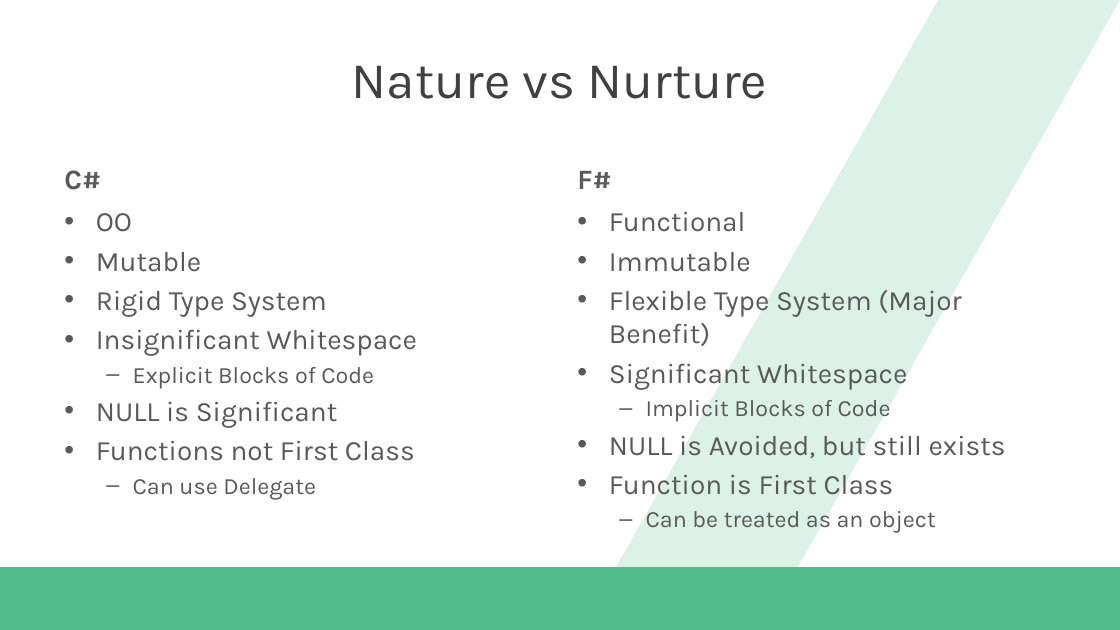
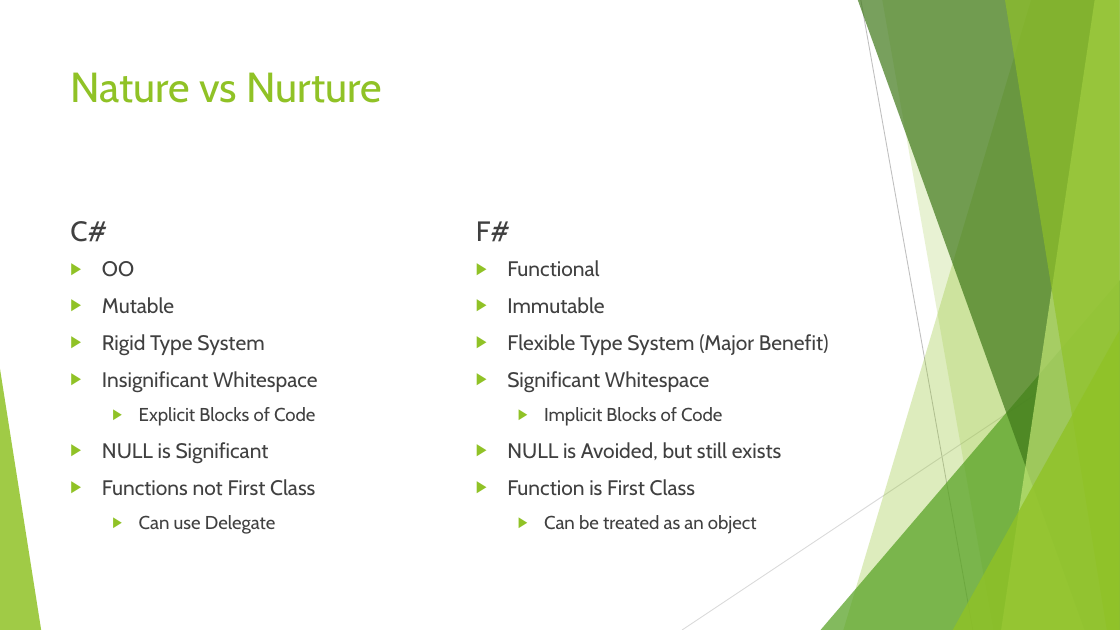
Before and after one commit to dannydwarren/FSharpXamarin, a slide deck: slide 5 of FSharpXamarin_Slides.pptx. Drawn at 1120x630 pixels with LibreOffice and Linux fonts; fonts in the diff are those of the drawing; background and template pictures are left out. Boxes give left, top, right and bottom in pixels: in the first picture for what was removed or moved away, otherwise in the second. Text is boxed around its words. In the diff, an @@ line names an element or a change of style, - is before the commit and + after.

```diff
--- a/FSharpXamarin_Slides.pptx
+++ b/FSharpXamarin_Slides.pptx
@@ parallelogram removed at (616, 0, 1120, 567) @@
@@ title "Nature vs Nurture": place and size @@
-title "Nature vs Nurture" at (352, 65, 767, 99)
+title "Nature vs Nurture" at (71, 72, 382, 103)
@@ title "Nature vs Nurture" at (71, 72, 382, 103): size 44 to 36 pt, font Karla to Cabin, text colour #404040 to #90C226; alignment centre to left; vertical alignment middle to top @@
@@ text "C#": place and size @@
-text "C#" at (64, 170, 101, 190)
+text "C#" at (70, 221, 107, 242)
@@ text "C#" at (70, 221, 107, 242): font Karla to Cabin, text colour #595959 to #404040, bold off; more space between paragraphs @@
@@ text "F#" at (476, 221, 510, 242): font Karla to Cabin, text colour #595959 to #404040, bold off; more space between paragraphs @@
@@ text "F#": place and size @@
-text "F#" at (577, 171, 611, 189)
+text "F#" at (476, 221, 510, 242)
@@ text "OO": place and size @@
-text "OO" at (96, 213, 417, 499)
+text "OO" at (102, 261, 318, 534)
@@ text "OO" at (102, 261, 318, 534): size 24 to 18 pt in "OO", "Mutable", "Rigid Type System", "Insignificant Whitespace" and 2 more places; font Karla to Cabin, text colour #595959 to #404040; size 20 to 16 pt in "Explicit Blocks of Code", "Can use Delegate"; bullet • to ▶; more space between paragraphs; bullet – to ▶ @@
@@ text "Functional": place and size @@
-text "Functional" at (609, 212, 1006, 533)
+text "Functional" at (507, 260, 829, 534)
@@ text "Functional" at (507, 260, 829, 534): size 24 to 18 pt in "Functional", "Immutable", "Flexible Type System (Major Benefit)", "Significant Whitespace" and 2 more places; font Karla to Cabin, text colour #595959 to #404040; size 20 to 16 pt in "Implicit Blocks of Code", "Can be treated as an object"; bullet • to ▶; more space between paragraphs; bullet – to ▶ @@
@@ group added at (0, 0, 1120, 630): 5 freeform shapes, 3 triangles, 2 lines @@
@@ rectangle removed at (0, 567, 1120, 630) @@
```
Also in this commit, not shown: 19 other slides changed, 2 other files.
